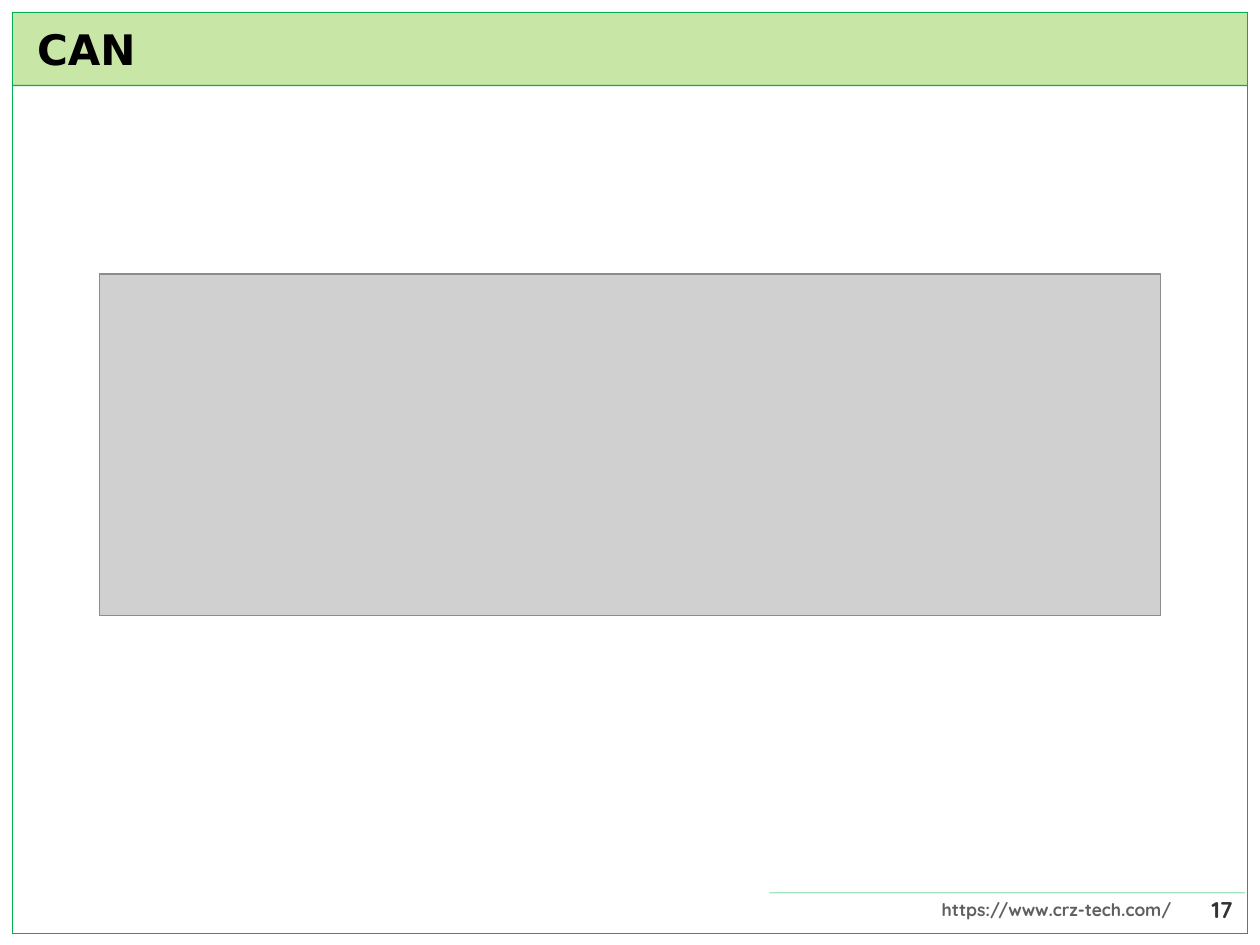
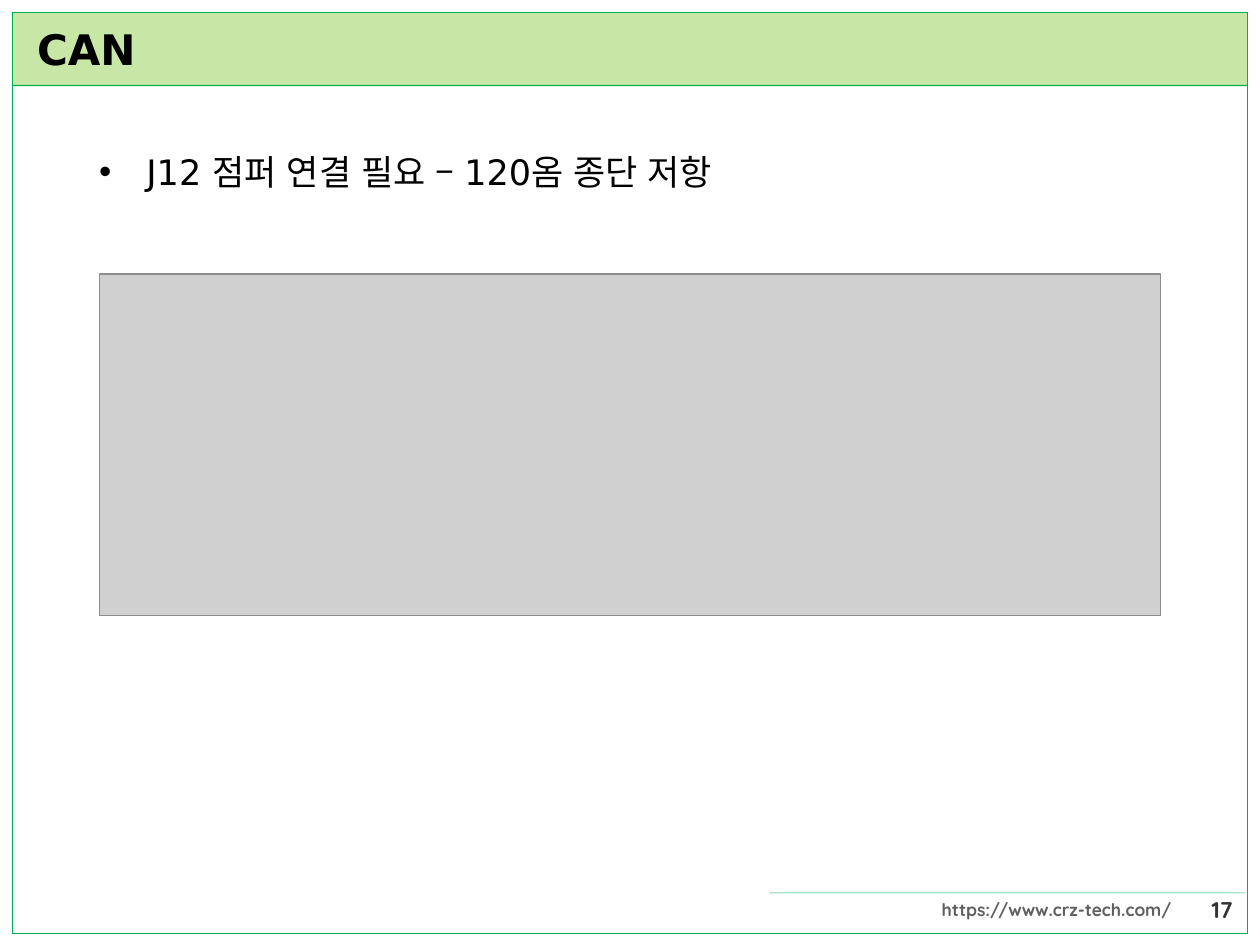
Before and after one commit to CRZ-Technology/Mango-M32, a slide deck: slide 17 of Mango-M32F4/23.통신프로토콜/통신프로토콜.pptx. Drawn at 1260x945 pixels with LibreOffice and Linux fonts; fonts in the diff are those of the drawing; grey boxes stand for pictures. Boxes give left, top, right and bottom in pixels: in the first picture for what was removed or moved away, otherwise in the second. Text is boxed around its words. In the diff, an @@ line names an element or a change of style, - is before the commit and + after.

```diff
--- a/Mango-M32F4/23.통신프로토콜/통신프로토콜.pptx
+++ b/Mango-M32F4/23.통신프로토콜/통신프로토콜.pptx
@@ text added at [146, 155, 712, 192], 20 pt, text #000000 @@
+• J12 점퍼 연결 필요 – 120옴 종단 저항
```
Also in this commit, not shown: 5 other files.
